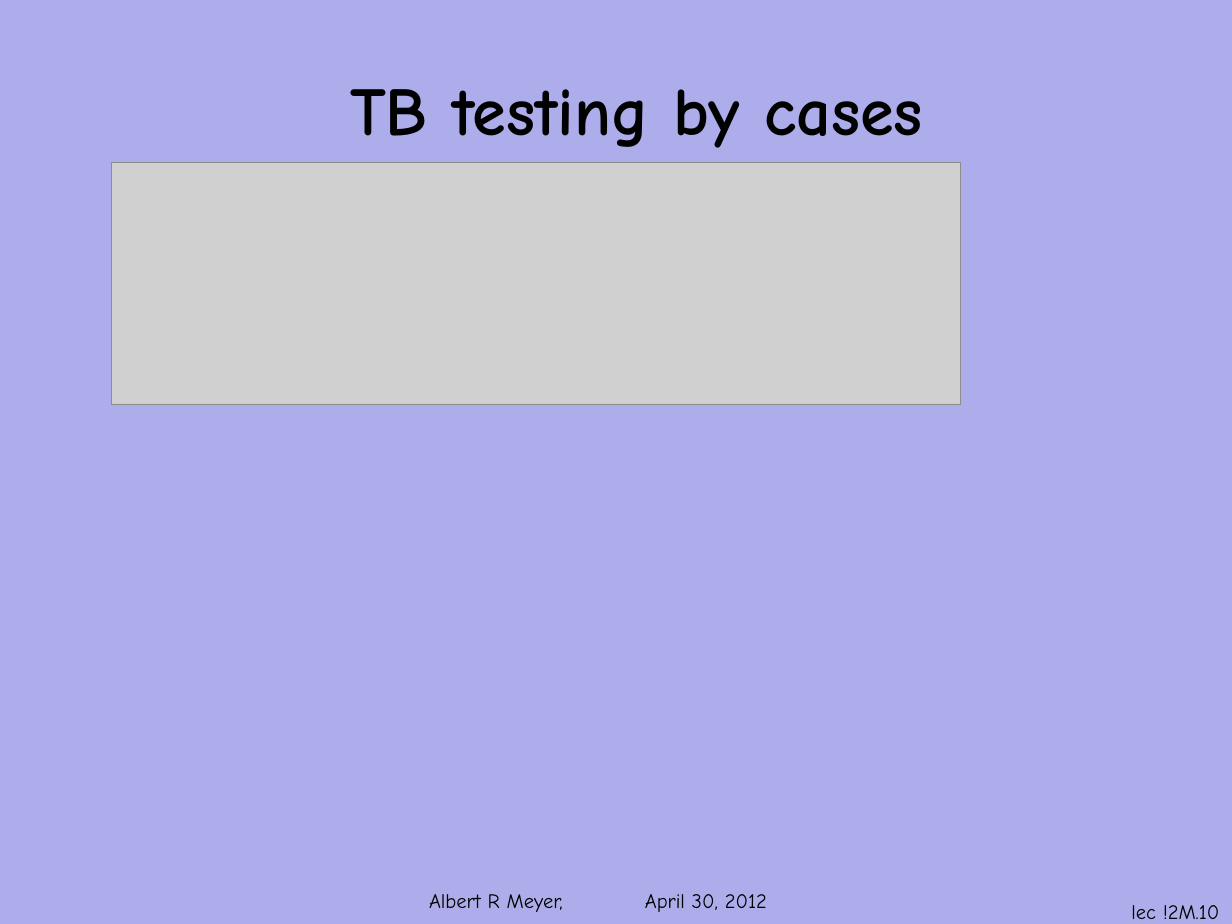
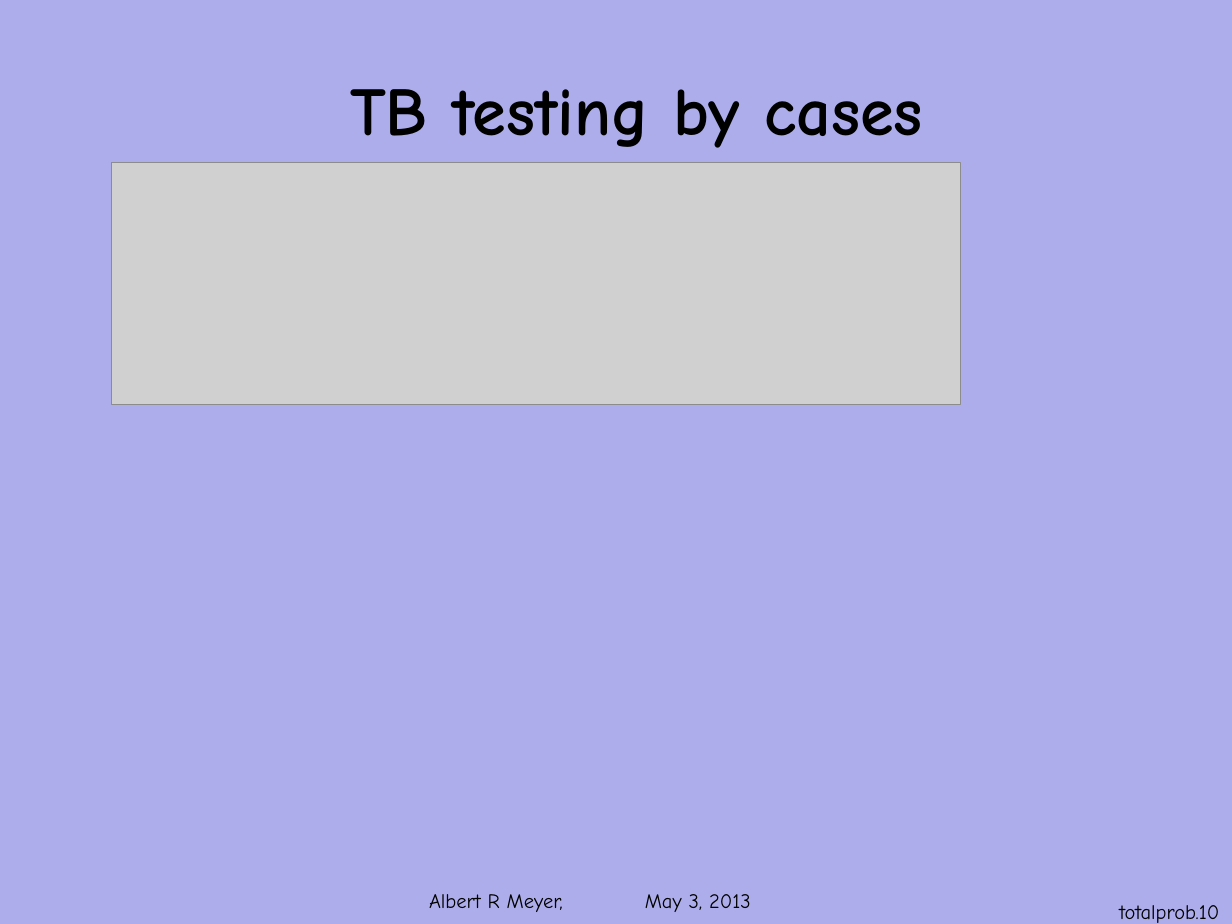
Before and after one commit to armeyer/mcs_web, a slide deck: slide 10 of spring13/slides13/total-probability.pptx. Drawn at 1232x924 pixels with LibreOffice and Linux fonts; fonts in the diff are those of the drawing; grey boxes stand for pictures; background and template pictures are left out. Boxes give left, top, right and bottom in pixels: in the first picture for what was removed or moved away, otherwise in the second. Text is boxed around its words. In the diff, an @@ line names an element or a change of style, - is before the commit and + after.

Commit message:
format total-probability.pptx

```diff
--- a/spring13/slides13/total-probability.pptx
+++ b/spring13/slides13/total-probability.pptx
@@ text at (429,894,751,912): text changed @@
-Albert R Meyer, April 30, 2012
+Albert R Meyer, May 3, 2013
@@ page number at (1119,905,1219,923): text changed @@
-lec !2M.10
+totalprob.10
```
Also in this commit, not shown: 14 other slides changed.
